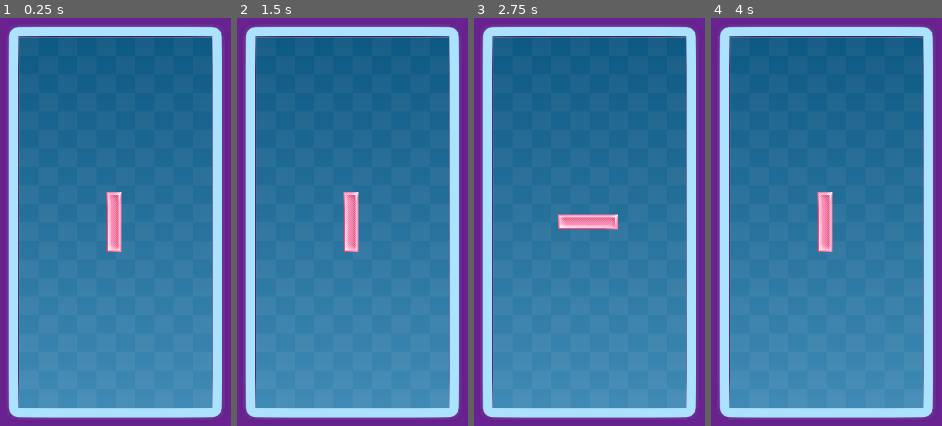
Above: before the commit, frames 1-4 (left to right).
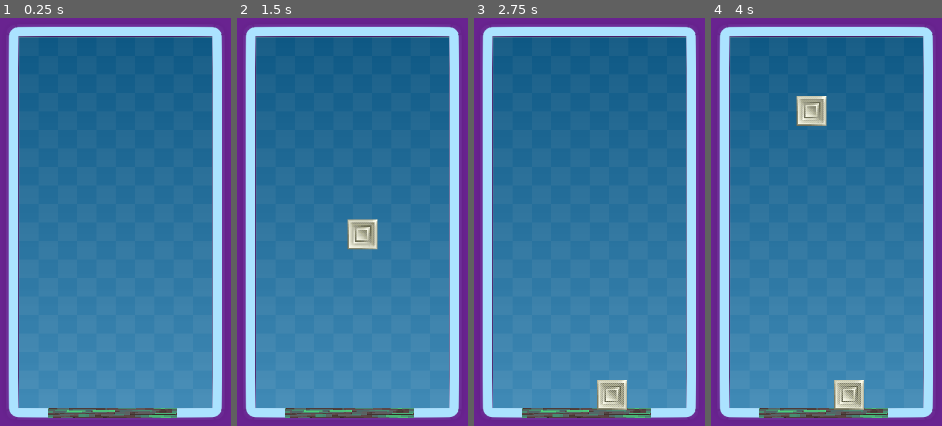
Above: after the commit, the same moments.

Repository: lpuv/evil-tetris
Game: Godot game, scene res://scenes/main.tscn
The game is run twice, just before and just after one commit, with the same random seed, the same clock (stepped at 60 frames per second) and the same inputs.
Inputs:
- Up to frame 1 (0.25 s): no input
- Up to frame 2 (1.5 s): hold Right (right) 0.53-1.28 s; hold Down (down, bound only after the commit) from 1.28 s (still down)
- Up to frame 3 (2.75 s): release Down (down, bound only after the commit) at 2.03 s; hold Right (right) from 2.03 s (still down)
- Up to frame 4 (4 s): release Right (right) at 2.78 s; hold Up (up, bound only after the commit) 2.78-3.53 s; hold Left (left) from 3.53 s (still down)

The runs differ from the first frame. In frame 1, 2.4% of the frame differs, in the area x 20-77%, y 42-99%; in frame 2, 3.0%; in frame 3, 3.3%; in frame 4, 4.3%, in the area x 20-77%, y 19-99%.

Commit message:
v0.2.0: added more shapes, added physics parameters, ceiling, and floor

Diff:
--- a/blocks/I.tscn
+++ b/blocks/I.tscn
@@ -1,19 +1,24 @@
-[gd_scene load_steps=4 format=3 uid="uid://dl7sfrc8jk2ck"]
+[gd_scene load_steps=5 format=3 uid="uid://dl7sfrc8jk2ck"]
 
 [ext_resource type="Texture2D" uid="uid://fncmq8wi5af7" path="res://assets/Tetromino_I1_1.png" id="1_1vmch"]
-[ext_resource type="Script" uid="uid://bxjdlt4gs2gtv" path="res://blocks/spin.gd" id="1_m1um4"]
+[ext_resource type="Script" uid="uid://bxjdlt4gs2gtv" path="res://blocks/blocklogic.gd" id="1_m1um4"]
 [ext_resource type="Texture2D" uid="uid://b6ykcldt18f1" path="res://assets/Tetromino_I1_2.png" id="2_rt5j4"]
+
+[sub_resource type="PhysicsMaterial" id="PhysicsMaterial_wc6et"]
+friction = 0.5
 
 [node name="I" type="Node2D"]
 
 [node name="RigidBody2D" type="RigidBody2D" parent="." node_paths=PackedStringArray("sprite", "shape")]
-gravity_scale = 0.0
+collision_layer = 3
+collision_mask = 3
+physics_material_override = SubResource("PhysicsMaterial_wc6et")
 script = ExtResource("1_m1um4")
 sprite = NodePath("Sprite2D")
 shape = NodePath("CollisionPolygon2D")
 textures = Array[CompressedTexture2D]([ExtResource("1_1vmch"), ExtResource("2_rt5j4")])
-shape_id = "I"
 shapes = Array[PackedVector2Array]([PackedVector2Array(-60, -15, 60, -15, 60, 15, -60, 15), PackedVector2Array(15, -60, 15, -60, 15, 60, -15, 60)])
+metadata/state = 0
 
 [node name="Sprite2D" type="Sprite2D" parent="RigidBody2D"]
 texture = ExtResource("2_rt5j4")
--- a/blocks/J.tscn
+++ b/blocks/J.tscn
@@ -1,13 +1,29 @@
-[gd_scene load_steps=2 format=3 uid="uid://h4pemg71ky3t"]
+[gd_scene load_steps=6 format=3 uid="uid://h4pemg71ky3t"]
 
 [ext_resource type="Texture2D" uid="uid://dy86k1tl0u1yu" path="res://assets/Tetromino_J1_1.png" id="1_ukcq3"]
+[ext_resource type="Script" uid="uid://bxjdlt4gs2gtv" path="res://blocks/blocklogic.gd" id="1_y7625"]
+[ext_resource type="Texture2D" uid="uid://dmae68cwei3ic" path="res://assets/Tetromino_J1_2.png" id="3_yil5p"]
+[ext_resource type="Texture2D" uid="uid://d3fe0r3sqi3is" path="res://assets/Tetromino_J1_3.png" id="4_pnrdj"]
+[ext_resource type="Texture2D" uid="uid://b8u4qjet3200r" path="res://assets/Tetromino_J1_4.png" id="5_hihuo"]
 
 [node name="J" type="Node2D"]
 
-[node name="RigidBody2D" type="RigidBody2D" parent="."]
+[node name="RigidBody2D" type="RigidBody2D" parent="." node_paths=PackedStringArray("sprite", "shape")]
+position = Vector2(-2, 0)
+collision_layer = 3
+collision_mask = 3
+center_of_mass_mode = 1
+center_of_mass = Vector2(5, 26)
+script = ExtResource("1_y7625")
+sprite = NodePath("Sprite2D")
+shape = NodePath("CollisionPolygon2D")
+textures = Array[CompressedTexture2D]([ExtResource("1_ukcq3"), ExtResource("3_yil5p"), ExtResource("4_pnrdj"), ExtResource("5_hihuo")])
+shapes = Array[PackedVector2Array]([PackedVector2Array(-45, -30, 45, -30, 45, 30, 15, 30, 15, 0, -45, 0), PackedVector2Array(-30, 15, -30, 45, 30, 45, 30, -45, 0, -45, 0, 15), PackedVector2Array(-45, -30, -15, -30, -15, 0, 45, 0, 45, 30, -45, 30), PackedVector2Array(-30, -45, 30, -45, 30, -15, 0, -15, 0, 45, -30, 45)])
+metadata/state = 0
 
 [node name="Sprite2D" type="Sprite2D" parent="RigidBody2D"]
-texture = ExtResource("1_ukcq3")
+texture = ExtResource("5_hihuo")
+metadata/state = 0
 
 [node name="CollisionPolygon2D" type="CollisionPolygon2D" parent="RigidBody2D"]
-polygon = PackedVector2Array(-45, -29, 45, -30, 45, 30, 16, 30, 15, 0, -44, 0)
+polygon = PackedVector2Array(-30, -45, 30, -45, 30, -15, 0, -15, 0, 45, -30, 45)
--- /dev/null
+++ b/blocks/L.tscn
@@ -0,0 +1,33 @@
+[gd_scene load_steps=7 format=3 uid="uid://dybtej2tro0ga"]
+
+[ext_resource type="Script" uid="uid://bxjdlt4gs2gtv" path="res://blocks/blocklogic.gd" id="1_wc6et"]
+[ext_resource type="Texture2D" uid="uid://rneqh72mrr8s" path="res://assets/Tetromino_L1_1.png" id="2_rrx74"]
+[ext_resource type="Texture2D" uid="uid://8k61vuh6r185" path="res://assets/Tetromino_L1_2.png" id="3_qu3jo"]
+[ext_resource type="Texture2D" uid="uid://chfe8eemg44i7" path="res://assets/Tetromino_L1_3.png" id="4_ogu8c"]
+[ext_resource type="Texture2D" uid="uid://bgja3h2jahbf7" path="res://assets/Tetromino_L1_4.png" id="5_8d7ol"]
+
+[sub_resource type="PhysicsMaterial" id="PhysicsMaterial_wc6et"]
+friction = 0.5
+
+[node name="L" type="Node2D"]
+
+[node name="RigidBody2D" type="RigidBody2D" parent="." node_paths=PackedStringArray("sprite", "shape")]
+position = Vector2(-2, 0)
+collision_layer = 3
+collision_mask = 3
+physics_material_override = SubResource("PhysicsMaterial_wc6et")
+center_of_mass_mode = 1
+center_of_mass = Vector2(-5, 26)
+script = ExtResource("1_wc6et")
+sprite = NodePath("Sprite2D")
+shape = NodePath("CollisionPolygon2D")
+textures = Array[CompressedTexture2D]([ExtResource("2_rrx74"), ExtResource("3_qu3jo"), ExtResource("4_ogu8c"), ExtResource("5_8d7ol")])
+shapes = Array[PackedVector2Array]([PackedVector2Array(-45, -30, 45, -30, 45, 0, -15, 0, -15, 30, -45, 30), PackedVector2Array(-30, -45, 30, -45, 30, 45, 0, 45, 0, -15, -30, -15), PackedVector2Array(-45, 0, -45, 30, 45, 30, 45, -30, 15, -30, 15, 0), PackedVector2Array(-30, -45, 0, -45, 0, 15, 30, 15, 30, 45, -30, 45)])
+metadata/state = 0
+
+[node name="Sprite2D" type="Sprite2D" parent="RigidBody2D"]
+texture = ExtResource("3_qu3jo")
+metadata/state = 0
+
+[node name="CollisionPolygon2D" type="CollisionPolygon2D" parent="RigidBody2D"]
+polygon = PackedVector2Array(-30, -45, 0, -45, 0, 15, 30, 15, 30, 45, -30, 45)
--- /dev/null
+++ b/blocks/O.tscn
@@ -0,0 +1,31 @@
+[gd_scene load_steps=5 format=3 uid="uid://c8d4al5vodiis"]
+
+[ext_resource type="Script" uid="uid://bxjdlt4gs2gtv" path="res://blocks/blocklogic.gd" id="1_ygwsk"]
+[ext_resource type="Texture2D" uid="uid://cwevn0xyv8qps" path="res://assets/Tetromino_O1_1.png" id="2_0muqc"]
+[ext_resource type="Texture2D" uid="uid://dy80vix1347xd" path="res://assets/Tetromino_O1_2.png" id="3_wsuux"]
+
+[sub_resource type="PhysicsMaterial" id="PhysicsMaterial_iys20"]
+friction = 0.5
+
+[node name="O" type="Node2D"]
+
+[node name="RigidBody2D" type="RigidBody2D" parent="." node_paths=PackedStringArray("sprite", "shape")]
+position = Vector2(-2, 0)
+collision_layer = 3
+collision_mask = 3
+physics_material_override = SubResource("PhysicsMaterial_iys20")
+center_of_mass_mode = 1
+center_of_mass = Vector2(-5, 26)
+script = ExtResource("1_ygwsk")
+sprite = NodePath("Sprite2D")
+shape = NodePath("CollisionPolygon2D")
+textures = Array[CompressedTexture2D]([ExtResource("2_0muqc")])
+shapes = Array[PackedVector2Array]([PackedVector2Array(30, -30, -30, -30, -30, 30, 30, 30)])
+metadata/state = 0
+
+[node name="Sprite2D" type="Sprite2D" parent="RigidBody2D"]
+texture = ExtResource("3_wsuux")
+metadata/state = 0
+
+[node name="CollisionPolygon2D" type="CollisionPolygon2D" parent="RigidBody2D"]
+polygon = PackedVector2Array(30, -30, -30, -30, -30, 30, 30, 30)
--- /dev/null
+++ b/blocks/S.tscn
@@ -0,0 +1,31 @@
+[gd_scene load_steps=5 format=3 uid="uid://cb1np0q8fm4ia"]
+
+[ext_resource type="Script" uid="uid://bxjdlt4gs2gtv" path="res://blocks/blocklogic.gd" id="1_gnwnl"]
+[ext_resource type="Texture2D" uid="uid://b0xfnhlujg3gh" path="res://assets/Tetromino_S1_1.png" id="2_jhrrc"]
+[ext_resource type="Texture2D" uid="uid://bsaf0s70rhupq" path="res://assets/Tetromino_S1_2.png" id="3_2a0oo"]
+
+[sub_resource type="PhysicsMaterial" id="PhysicsMaterial_aad4x"]
+friction = 0.5
+
+[node name="S" type="Node2D"]
+
+[node name="RigidBody2D" type="RigidBody2D" parent="." node_paths=PackedStringArray("sprite", "shape")]
+position = Vector2(-2, 0)
+collision_layer = 3
+collision_mask = 3
+physics_material_override = SubResource("PhysicsMaterial_aad4x")
+center_of_mass_mode = 1
+center_of_mass = Vector2(-5, 26)
+script = ExtResource("1_gnwnl")
+sprite = NodePath("Sprite2D")
+shape = NodePath("CollisionPolygon2D")
+textures = Array[CompressedTexture2D]([ExtResource("2_jhrrc"), ExtResource("3_2a0oo")])
+shapes = Array[PackedVector2Array]([PackedVector2Array(-45, 0, -15, 0, -15, -30, 45, -30, 45, 0, 15, 0, 15, 30, -45, 30), PackedVector2Array(-30, -45, 0, -45, 0, -15, 30, -15, 30, 45, 0, 45, 0, 15, -30, 15)])
+metadata/state = 0
+
+[node name="Sprite2D" type="Sprite2D" parent="RigidBody2D"]
+texture = ExtResource("3_2a0oo")
+metadata/state = 0
+
+[node name="CollisionPolygon2D" type="CollisionPolygon2D" parent="RigidBody2D"]
+polygon = PackedVector2Array(-30, -45, 0, -45, 0, -15, 30, -15, 30, 45, 0, 45, 0, 15, -30, 15)
--- /dev/null
+++ b/blocks/blocklogic.gd
@@ -0,0 +1,61 @@
+extends RigidBody2D
+
+
+@export var sprite: Sprite2D
+@export var shape: CollisionPolygon2D
+@export var textures: Array[CompressedTexture2D] = []
+@export var shapes: Array[PackedVector2Array] = []
+@export var is_controllable: bool
+
+
+
+func set_state(state: int) -> void:
+	sprite.texture = textures[state]
+	shape.polygon = shapes.get(state)
+	sprite.set_meta("state", state)
+
+# Called when the node enters the scene tree for the first time.
+func _ready() -> void:
+	# randomize starting state
+	var state = randi_range(0, (len(textures) - 1))
+	print("state: " + str(state))
+	set_state(state)
+	self.body_entered.connect(_on_body_enter)
+
+
+func process_inputs():
+	if Input.is_action_just_pressed("up"):
+		if (sprite.get_meta("state") == (len(textures) - 1)):
+			set_state(0)
+		else:
+			set_state(sprite.get_meta("state") + 1)
+
+	if Input.is_action_just_pressed("down"):
+		if (sprite.get_meta("state") == 0):
+			set_state(len(textures) - 1)
+		else:
+			set_state(sprite.get_meta("state") - 1)
+
+
+	if Input.is_action_just_pressed("left"):
+		move_and_collide(Vector2(-25, 0))
+	elif Input.is_action_just_pressed("right"):
+		move_and_collide(Vector2(25, 0))
+
+
+# Called every frame. 'delta' is the elapsed time since the previous frame.
+func _process(delta: float) -> void:
+	# process left and right inputs and rotate accordingly
+	if is_controllable:
+		process_inputs()
+
+
+func _on_body_enter(node):
+	if node.name == "ceiling":
+		visible = true
+	elif node.name != "walls" and is_controllable:
+		#transform.origin = Shared.position_snapped(transform.origin)
+		is_controllable = false
+		collision_layer = 2
+		collision_mask = 2
+		gravity_scale = 1
--- a/blocks/spin.gd
+++ /dev/null
@@ -1,36 +0,0 @@
-extends RigidBody2D
-
-
-@export var sprite: Sprite2D
-@export var shape: CollisionPolygon2D
-@export var textures: Array[CompressedTexture2D] = []
-@export var shape_id: String
-@export var shapes: Array[PackedVector2Array] = []
-
-
-# Called when the node enters the scene tree for the first time.
-func _ready() -> void:
-	pass
-
-
-# Called every frame. 'delta' is the elapsed time since the previous frame.
-func _process(delta: float) -> void:
-	if Input.is_action_just_pressed("left"):
-		if (sprite.get_meta("state") == (len(textures) - 1)):
-			sprite.texture = textures[0]
-			shape.polygon = shapes.get(0)
-			sprite.set_meta("state", 0)
-		else:
-			sprite.texture = textures[sprite.get_meta("state") + 1]
-			shape.polygon = shapes.get(sprite.get_meta("state") + 1)
-			sprite.set_meta("state", sprite.get_meta("state") + 1)
-
-	if Input.is_action_just_pressed("right"):
-		if (sprite.get_meta("state") == 0):
-			sprite.texture = textures[len(textures) - 1]
-			shape.polygon = shapes.get(len(textures) - 1)
-			sprite.set_meta("state", len(textures) - 1)
-		else:
-			sprite.texture = textures[sprite.get_meta("state") - 1]
-			shape.polygon = shapes.get(sprite.get_meta("state") - 1)
-			sprite.set_meta("state", sprite.get_meta("state") - 1)
--- a/project.godot
+++ b/project.godot
@@ -26,6 +26,16 @@
 
 [input]
 
+up={
+"deadzone": 0.2,
+"events": [Object(InputEventKey,"resource_local_to_scene":false,"resource_name":"","device":0,"window_id":0,"alt_pressed":false,"shift_pressed":false,"ctrl_pressed":false,"meta_pressed":false,"pressed":false,"keycode":0,"physical_keycode":4194320,"key_label":0,"unicode":0,"location":0,"echo":false,"script":null)
+]
+}
+down={
+"deadzone": 0.2,
+"events": [Object(InputEventKey,"resource_local_to_scene":false,"resource_name":"","device":0,"window_id":0,"alt_pressed":false,"shift_pressed":false,"ctrl_pressed":false,"meta_pressed":false,"pressed":false,"keycode":0,"physical_keycode":4194322,"key_label":0,"unicode":0,"location":0,"echo":false,"script":null)
+]
+}
 left={
 "deadzone": 0.2,
 "events": [Object(InputEventKey,"resource_local_to_scene":false,"resource_name":"","device":0,"window_id":0,"alt_presse …(194 unchanged characters)…
@@ -33,7 +43,7 @@
 }
 right={
 "deadzone": 0.2,
-"events": [Object(InputEventKey,"resource_local_to_scene":false,"resource_name":"","device":-1,"window_id":0,"alt_pressed":false,"shif …(180 unchanged characters)…
+"events": [Object(InputEventKey,"resource_local_to_scene":false,"resource_name":"","device":0,"window_id":0,"alt_pressed":false,"shif …(180 unchanged characters)…
 ]
 }
 
--- a/scenes/main.tscn
+++ b/scenes/main.tscn
@@ -1,8 +1,19 @@
-[gd_scene load_steps=4 format=3 uid="uid://q6cxglh3ahep"]
+[gd_scene load_steps=9 format=3 uid="uid://q6cxglh3ahep"]
 
 [ext_resource type="Texture2D" uid="uid://l5v3kbwcpe1l" path="res://assets/Border.png" id="1_8xilh"]
 [ext_resource type="Script" uid="uid://bvikokjh5h31t" path="res://scripts/main.gd" id="1_sugp2"]
 [ext_resource type="Texture2D" uid="uid://wka32lq2a6hj" path="res://assets/Background.png" id="1_yxuok"]
+[ext_resource type="Texture2D" uid="uid://ko48t4t62axo" path="res://assets/Pattern03.png" id="4_jyhfs"]
+[ext_resource type="Script" uid="uid://b0rrefbliuoks" path="res://scripts/ceiling.gd" id="5_tbgi4"]
+
+[sub_resource type="RectangleShape2D" id="RectangleShape2D_sugp2"]
+size = Vector2(1290, 88.9999)
+
+[sub_resource type="RectangleShape2D" id="RectangleShape2D_jyhfs"]
+size = Vector2(20, 756)
+
+[sub_resource type="RectangleShape2D" id="RectangleShape2D_tbgi4"]
+size = Vector2(428, 20)
 
 [node name="main" type="Node"]
 script = ExtResource("1_sugp2")
@@ -32,3 +43,40 @@
 grow_horizontal = 2
 grow_vertical = 2
 texture = ExtResource("1_yxuok")
+
+[node name="floor" type="StaticBody2D" parent="."]
+collision_layer = 3
+collision_mask = 3
+
+[node name="CollisionShape2D" type="CollisionShape2D" parent="floor"]
+position = Vector2(-3, 384.1)
+scale = Vector2(0.2, 0.2)
+shape = SubResource("RectangleShape2D_sugp2")
+
+[node name="TextureRect" type="TextureRect" parent="floor"]
+offset_left = -132.0
+offset_top = 372.0
+offset_right = 1158.0
+offset_bottom = 477.0
+scale = Vector2(0.2, 0.2)
+texture = ExtResource("4_jyhfs")
+expand_mode = 1
+
+[node name="walls" type="StaticBody2D" parent="."]
+
+[node name="CollisionShape2D2" type="CollisionShape2D" parent="walls"]
+position = Vector2(-203, 8)
+shape = SubResource("RectangleShape2D_jyhfs")
+
+[node name="CollisionShape2D3" type="CollisionShape2D" parent="walls"]
+position = Vector2(208, 8)
+shape = SubResource("RectangleShape2D_jyhfs")
+
+[node name="ceiling" type="Area2D" parent="."]
+script = ExtResource("5_tbgi4")
+
+[node name="CollisionShape2D" type="CollisionShape2D" parent="ceiling"]
+position = Vector2(3, -380)
+shape = SubResource("RectangleShape2D_tbgi4")
+
+[connection signal="body_exited" from="ceiling" to="ceiling" method="_on_body_exited"]
--- /dev/null
+++ b/scripts/ceiling.gd
@@ -0,0 +1,8 @@
+extends Area2D
+
+func _on_body_exited(body: Node2D) -> void:
+	if body is RigidBody2D:
+		body.visible = true
+		body.gravity_scale = 0.0000001
+		body.inertia = 0
+		print(body.gravity_scale)
--- a/scripts/main.gd
+++ b/scripts/main.gd
@@ -1,5 +1,38 @@
 extends Node
 
+const NUM_PIECES = 3
+
+var pieces
+
+var current_piece = "tmp"
+
+func spawn_piece():
+	var type_to_spawn = randi_range(0, NUM_PIECES - 1)
+	#print("spawning piece " + str(pieces[type_to_spawn]))
+	var piece = pieces[type_to_spawn].instantiate()
+	add_child(piece)
+	var body = piece.get_node("RigidBody2D")
+	body.is_controllable = true
+	body.transform.origin.y = -393
+	body.visible = false
+	body.gravity_scale = 1
+	body.contact_monitor = true
+	body.max_contacts_reported = 5
+	current_piece = piece
+
 func _ready():
-	var I = preload("res://blocks/I.tscn").instantiate();
-	add_child(I);
+	var I = preload("res://blocks/I.tscn")
+	var J = preload("res://blocks/J.tscn")
+	var L = preload("res://blocks/L.tscn")
+	var O = preload("res://blocks/O.tscn")
+	var S = preload("res://blocks/S.tscn")
+
+	pieces = [I, J, L, O, S]
+	pieces.shuffle()
+	spawn_piece()
+
+
+func _process(delta: float) -> void:
+	if current_piece is String or not current_piece.get_node("RigidBody2D").is_controllable:
+		print("time to spawn")
+		spawn_piece()
--- a/scripts/shared.gd
+++ b/scripts/shared.gd
@@ -1,8 +1,6 @@
 extends Node
 
-var shapes = {
-	"I": {
-		0: [120, 30],
-		1: [30, 120]
-	},
-}
+var CELL_SIZE = 50 # or whatever
+
+func position_snapped(pos: Vector2):
+	return (pos / CELL_SIZE).floor() * CELL_SIZE
Renamed: blocks/spin.gd.uid -> blocks/blocklogic.gd.uid
Not shown, added: export_presets.cfg
Not shown, added: scripts/ceiling.gd.uid
